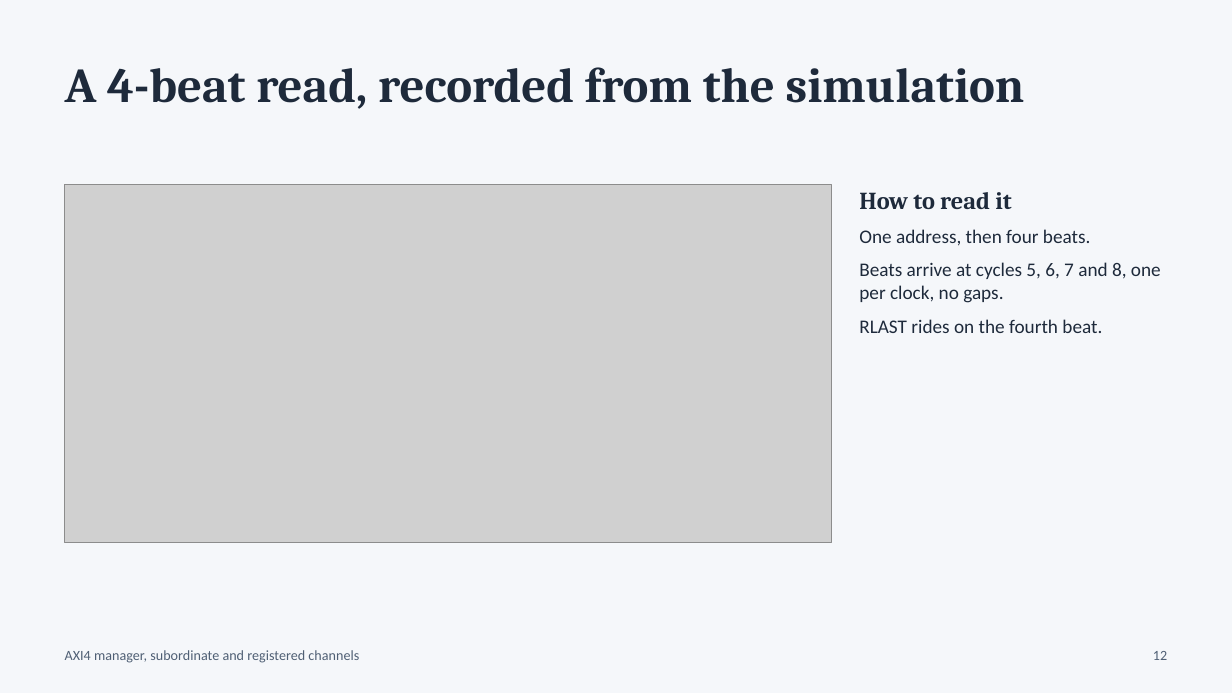
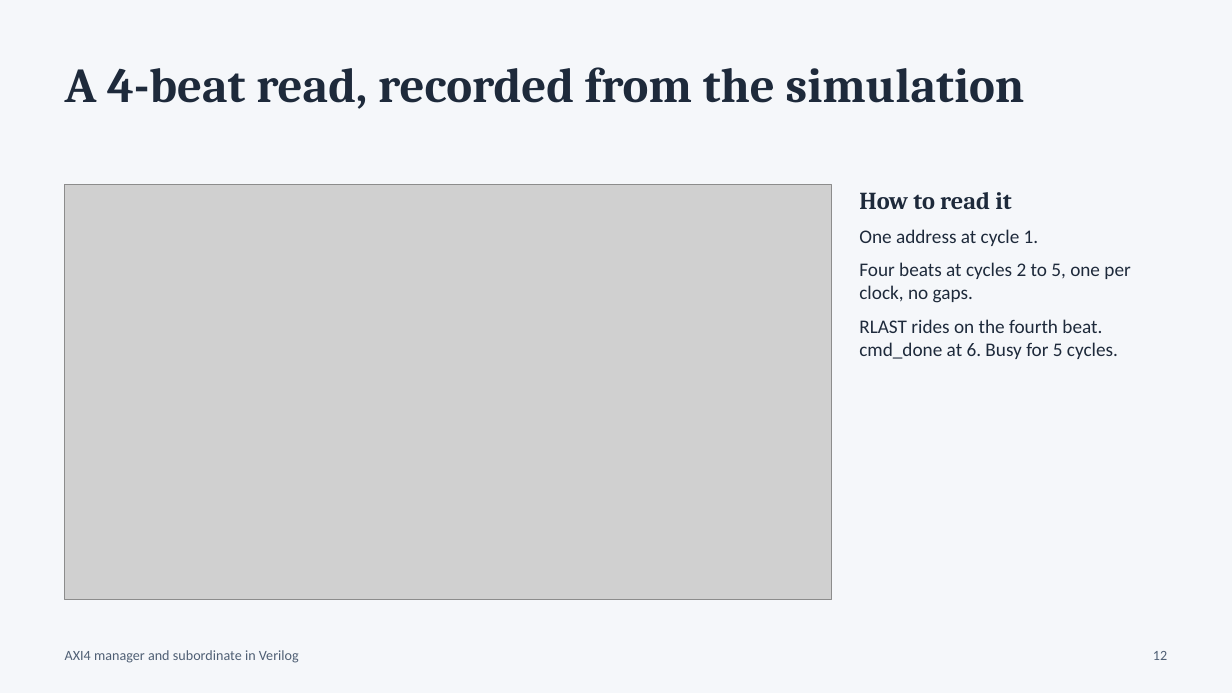
Before and after one commit to Moksha2709/Axi4_FPGA_Implementation, a slide deck: slide 12 of docs/AXI4_Viva_Presentation.pptx. Drawn at 1232x693 pixels with LibreOffice and Linux fonts; fonts in the diff are those of the drawing; grey boxes stand for pictures. Boxes give left, top, right and bottom in pixels: in the first picture for what was removed or moved away, otherwise in the second. Text is boxed around its words. In the diff, an @@ line names an element or a change of style, - is before the commit and + after.

Commit message:
Bare AXI4: remove register stages, error checks and extra host signals; regenerate diagram, waveforms and presentation

```diff
--- a/docs/AXI4_Viva_Presentation.pptx
+++ b/docs/AXI4_Viva_Presentation.pptx
@@ picture: place and size @@
-picture at [65,185,832,543]
+picture at [65,185,832,600]
@@ text at [859,229,1130,359]: text changed @@
-One address, then four beats.
-Beats arrive at cycles 5, 6, 7 and 8, one per clock, no gaps.
-RLAST rides on the fourth beat.
+One address at cycle 1.
+Four beats at cycles 2 to 5, one per clock, no gaps.
+RLAST rides on the fourth beat. cmd_done at 6. Busy for 5 cycles.
@@ text at [65,650,299,663]: text changed @@
-AXI4 manager, subordinate and registered channels
+AXI4 manager and subordinate in Verilog
```
Also in this commit, not shown: 14 other slides changed, 2 slides added, 2 slides removed, 26 other files.
